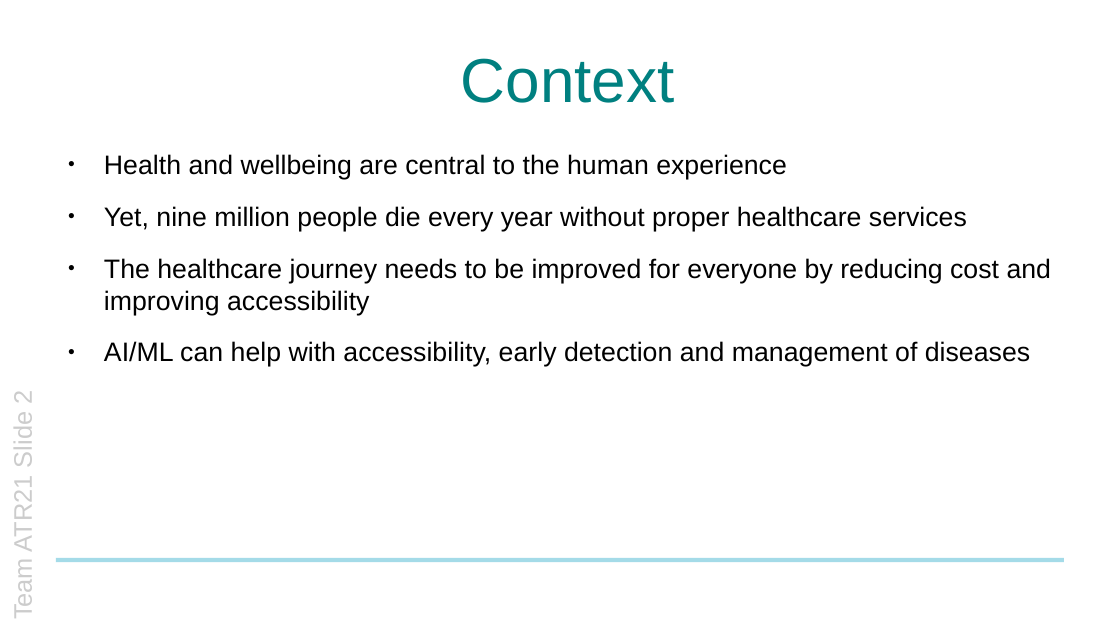
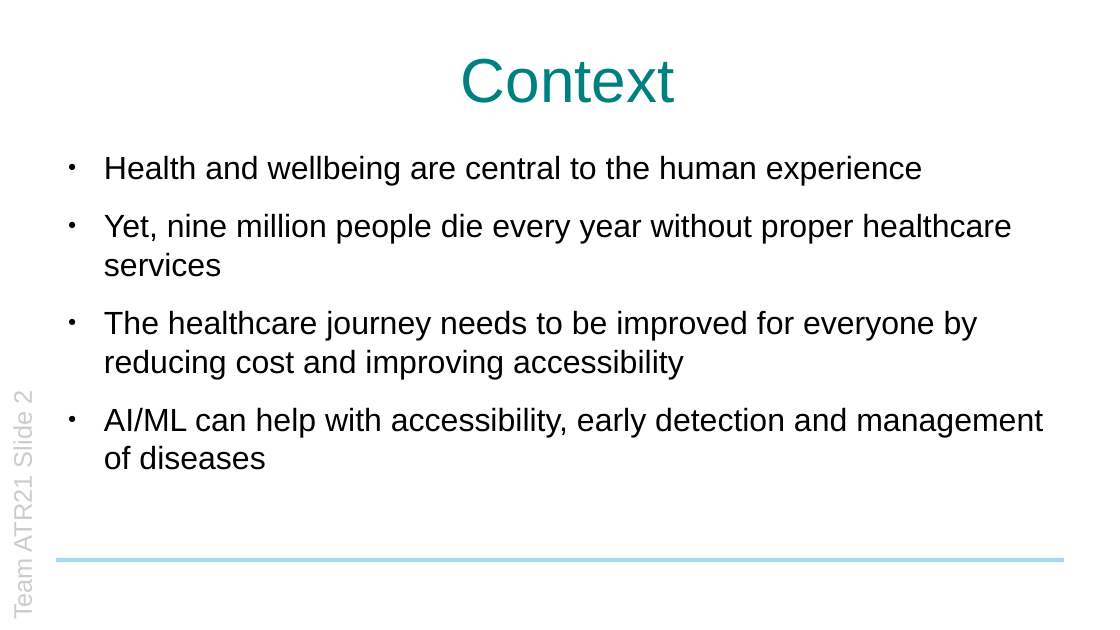
Before and after one commit to progmatix21/NTTDHack2022, a slide deck: slide 2 of Doc/hackathon_prsn_ms.pptx. Drawn at 1120x630 pixels with LibreOffice and Linux fonts; fonts in the diff are those of the drawing; background and template pictures are left out. Boxes give left, top, right and bottom in pixels: in the first picture for what was removed or moved away, otherwise in the second. Text is boxed around its words. In the diff, an @@ line names an element or a change of style, - is before the commit and + after.

```diff
--- a/Doc/hackathon_prsn_ms.pptx
+++ b/Doc/hackathon_prsn_ms.pptx
@@ text "Health and wellbeing are central ..." at (x1=104, y1=155, x2=1043, y2=470): size 18.9 to 22.7 pt @@
```
Also in this commit, not shown: 3 other slides changed, 6 other files.
